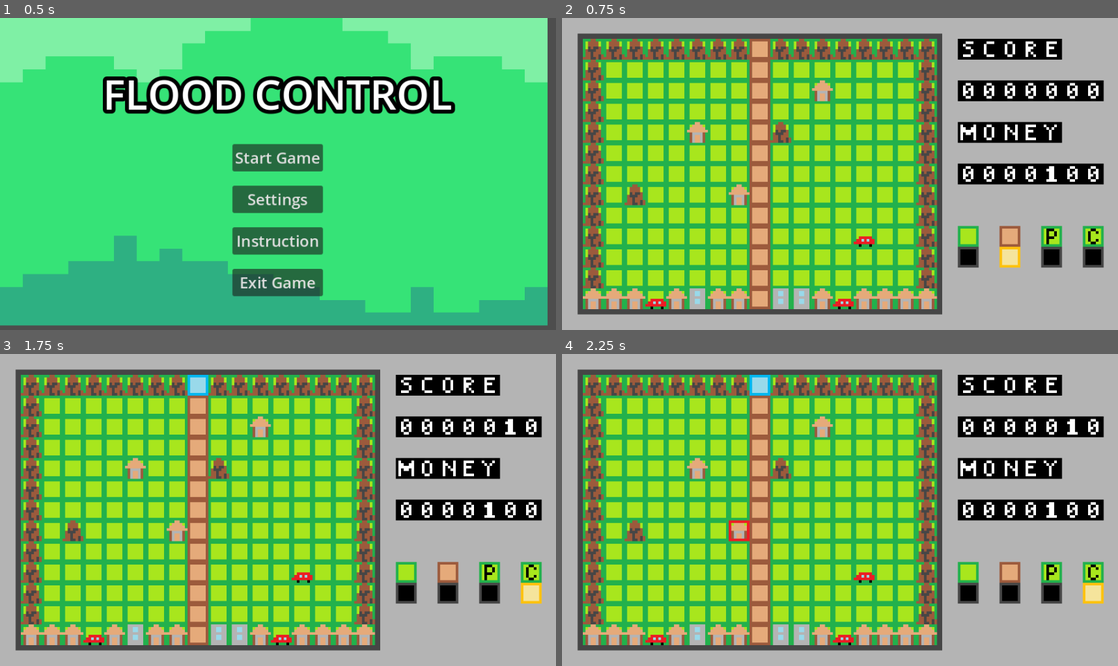
Above: before the commit, frames 1-4 (two rows, left to right).
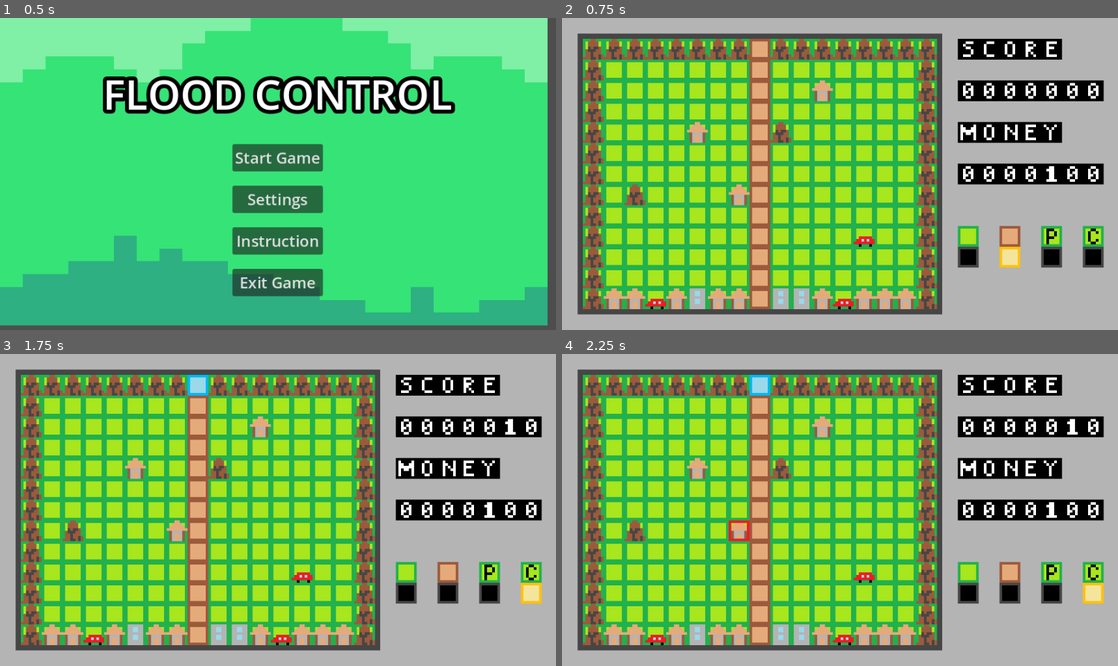
Above: after the commit, the same moments.

Repository: sho16ogura/cs292team5
Game: Godot game, scene res://main menu/main menu/main_menu.tscn
Two runs of this game, one before a commit and one after it. Both use one fixed random seed, a clock stepped at 60 frames per second and the inputs below.
Inputs (mouse positions are in pixels of both pictures, inside the frame that each line leads up to):
- Up to frame 1 (0.5 s): no input
- Up to frame 2 (0.75 s): click "Start Game" at 0.5 s
- Up to frame 3 (1.75 s): tap Enter at 1.25 s; move the mouse to (400, 494) at 1.27 s; click (400, 494) at 1.35 s; tap F (toggle_cistern) at 1.55 s
- Up to frame 4 (2.25 s): tap Space at 2 s; move the mouse to (728, 525) at 2.02 s; tap F (toggle_cistern) at 2.1 s

Frame 1 is identical in both runs. In frame 2, 0.3% of the frame differs, in the area x 3-68%, y 86-94%; in frame 3, 0.3%; in frame 4, 0.3%.

Commit message:
building array and layer

Diff:
--- a/team5project/mainGame.gd
+++ b/team5project/mainGame.gd
@@ -4,7 +4,9 @@
 @onready var timer : Timer = $TileMap/Timer
 
 var ground_layer = 0
-var top_layer = 1
+var building_layer = 1
+var flood_layer = 2
+var highlight_layer = 3
 
 var prevhover : Vector2i = Vector2i(0,0)
 
@@ -60,13 +62,24 @@
 const EIGHT_NEIGHBOR_DIF = [Vector2i(0,0),Vector2i(1,0),Vector2i(1,1),Vector2i(0,1),
 Vector2i(-1,1),Vector2i(-1,0),Vector2i(-1,-1),Vector2i(0,-1),Vector2i(1,-1)]
 
+#stores coordinate of buildings
+var buildings = {}
+
 #start with 100 money and 0 score
 var balance = 100
 var score = 0
 
 # Called when the node enters the scene tree for the first time.
 func _ready():
-	pass #no function needed here at the moment
+
+	#find buildings and put into variable
+	for x in range(1,16):
+		for y in range(1,13):
+			var curr_pos = Vector2i(x,y)
+			var building_tile_data = tile_map.get_cell_tile_data(building_layer, curr_pos)
+
+			if building_tile_data and building_tile_data.get_custom_data(tile_category_custom_data):
+				buildings[curr_pos]=0
 
 # Called every frame. 'delta' is the elapsed time since the previous frame.
 # Go to Project Setting -> Physics -> Common to see number of cycles per second
@@ -232,8 +245,6 @@
 	var four_sur_tiles = get_four_neighbor_category(tile_mouse_pos)
 	var source_id = 1
 
-	var highlight_layer = 2
-
 	var highlight_cannot_set_coord = Vector2i(0,2) #red highlight tile
 	var highlight_can_set_coord = Vector2i(2,2) #blue highlight tile
 
@@ -353,6 +364,14 @@
 	balance += 5
 	update_counter(COUNTER.MONEY)
 
+
+func _on_flood_timer_timeout():
+	for curr_pos in buildings:
+		var for_sur_tiles = get_four_neighbor_category(curr_pos)
+		if 	for_sur_tiles.any(func(c): return c==3):
+			pass
+
+
 func drain_four_neighbor_river(curr_pos, source_id):
 	var four_sur_tiles = get_four_neighbor_category(curr_pos)
 
@@ -380,14 +399,14 @@
 
 	for i in range(5):
 		var ground_tile_data : TileData = tile_map.get_cell_tile_data(ground_layer, curr_pos + FOUR_NEIGHBOR_DIF[i])
-		var top_tile_data : TileData = tile_map.get_cell_tile_data(top_layer, curr_pos + FOUR_NEIGHBOR_DIF[i])
+		var building_tile_data : TileData = tile_map.get_cell_tile_data(building_layer, curr_pos + FOUR_NEIGHBOR_DIF[i])
 
 		if ground_tile_data:
 			neighbor_tiles[i] = ground_tile_data.get_custom_data(tile_category_custom_data)
 
 		#overwrite if there is buildings
-		if top_tile_data:
-			neighbor_tiles[i] = top_tile_data.get_custom_data(tile_category_custom_data)
+		if building_tile_data:
+			neighbor_tiles[i] = building_tile_data.get_custom_data(tile_category_custom_data)
 
 	return neighbor_tiles
 
@@ -398,12 +417,12 @@
 	#for each neighboring tiles (curr, right, rightdown, down, downleft, left, leftup, up, upright)
 	for i in range(9):
 		var ground_tile_data : TileData = tile_map.get_cell_tile_data(ground_layer, curr_pos + EIGHT_NEIGHBOR_DIF[i])
-		var top_tile_data : TileData = tile_map.get_cell_tile_data(top_layer, curr_pos + EIGHT_NEIGHBOR_DIF[i])
+		var building_tile_data : TileData = tile_map.get_cell_tile_data(building_layer, curr_pos + EIGHT_NEIGHBOR_DIF[i])
 		if ground_tile_data:
 			neighbor_tiles[i] = ground_tile_data.get_custom_data(tile_category_custom_data)
 
-		if top_tile_data:
-			neighbor_tiles[i] = top_tile_data.get_custom_data(tile_category_custom_data)
+		if building_tile_data:
+			neighbor_tiles[i] = building_tile_data.get_custom_data(tile_category_custom_data)
 
 	return neighbor_tiles
 
--- a/team5project/mainGame.tscn
+++ b/team5project/mainGame.tscn
@@ -99,9 +99,12 @@
 layer_0/name = "ground"
 layer_0/tile_data = PackedInt32Array(0, 0, 0, 65536, 0, 0, 131072, 0, 0, 196608, 0, 0, 262144, 0, 0, 327680, 0, 0, 3932 …(6280 unchanged characters)…
 layer_1/name = "top"
-layer_1/tile_data = PackedInt32Array(0, 196609, 0, 65536, 19 …(168 unchanged characters)…  196609, 0, 720896, 196609, 0, 786432, 1, 0, 786433, 1, 0, 786434, 1, 0, 1, 196609, 0, 2, 196609, 0, 3, 196609, 0, 4, 196609, 0, 5, 196609, 0, 6, 196609, 0, 7, 196609, 0, 9, 196609, 0, 10, 196609, 0, 11, 196609, 0, 12, 196609, 0, 13, 196609, 0, 14, 196609, 0, 15, 196609, 0, 16, 196609, 0, 65552, 196609, 0, 131088, 196609, 0, 196624, 196609, 0, 262160, 196609, 0, 327696, 196609, 0, 393232, 196609, 0, 458768, 196609, 0, 524304, 196609, 0, 589840, 196609, 0, 655376, 196609, 0, 720912, 196609, 0, 786448, 1, 0, 786447, 1, 0, 786446, 1, 0, 786445, …(253 unchanged characters)…
-layer_2/name = "highlight"
+layer_1/tile_data = PackedInt32Array(0, 196609, 0, 65536, 19 …(168 unchanged characters)…  196609, 0, 720896, 196609, 0, 786432, 196609, 0, 786433, 1, 0, 786434, 1, 0, 1, 196609, 0, 2, 196609, 0, 3, 196609, 0, 4, 196609, 0, 5, 196609, 0, 6, 196609, 0, 7, 196609, 0, 9, 196609, 0, 10, 196609, 0, 11, 196609, 0, 12, 196609, 0, 13, 196609, 0, 14, 196609, 0, 15, 196609, 0, 16, 196609, 0, 65552, 196609, 0, 131088, 196609, 0, 196624, 196609, 0, 262160, 196609, 0, 327696, 196609, 0, 393232, 196609, 0, 458768, 196609, 0, 524304, 196609, 0, 589840, 196609, 0, 655376, 196609, 0, 720912, 196609, 0, 786448, 196609, 0, 786447, 1, 0, 786446, 1, 0, 786445, …(253 unchanged characters)…
+layer_2/name = "flood"
+layer_2/modulate = Color(1, 1, 1, 0.392157)
 layer_2/tile_data = PackedInt32Array()
+layer_3/name = "highlight"
+layer_3/tile_data = PackedInt32Array()
 
 [node name="Timer" type="Timer" parent="TileMap"]
 autostart = true
@@ -109,6 +112,9 @@
 [node name="MoneyTimer" type="Timer" parent="TileMap"]
 wait_time = 30.0
 autostart = true
+
+[node name="FloodTimer" type="Timer" parent="TileMap"]
+wait_time = 10.0
 
 [node name="dig_undig_sfx" type="AudioStreamPlayer" parent="TileMap"]
 stream = ExtResource("3_k130k")
@@ -127,3 +133,4 @@
 
 [connection signal="timeout" from="TileMap/Timer" to="." method="_on_timer_timeout"]
 [connection signal="timeout" from="TileMap/MoneyTimer" to="." method="_on_money_timer_timeout"]
+[connection signal="timeout" from="TileMap/FloodTimer" to="." method="_on_flood_timer_timeout"]
